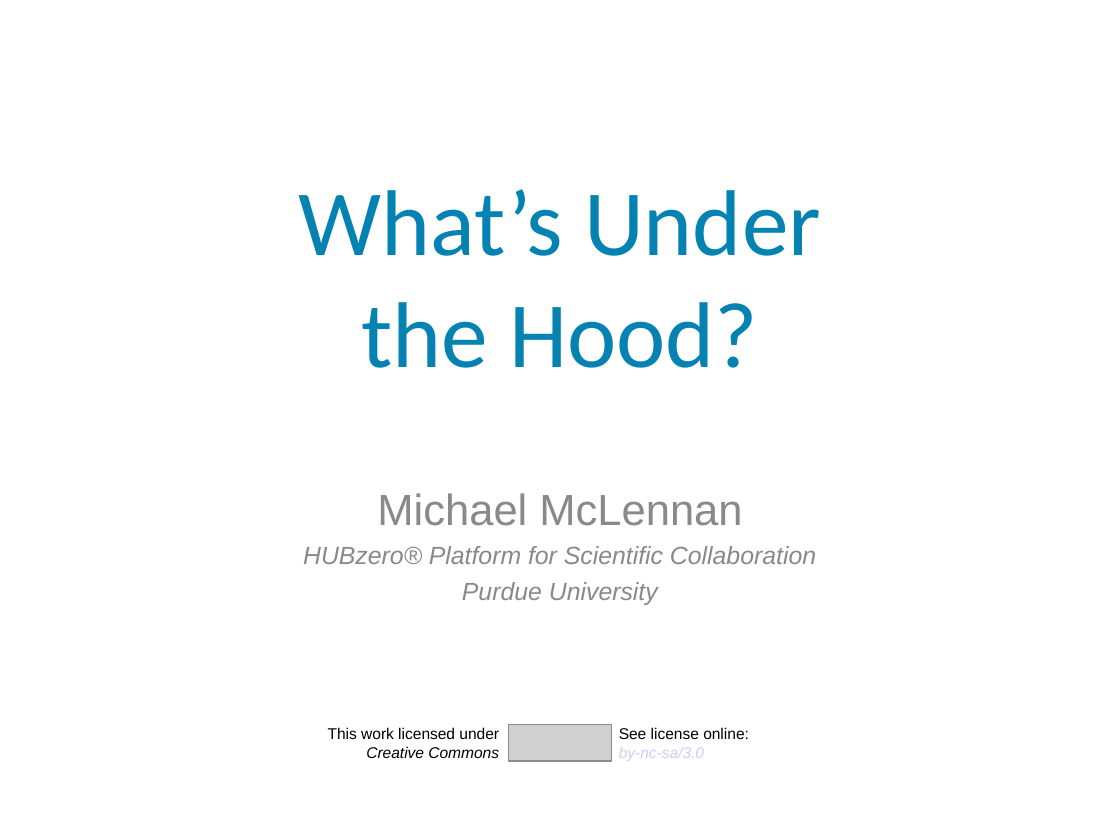
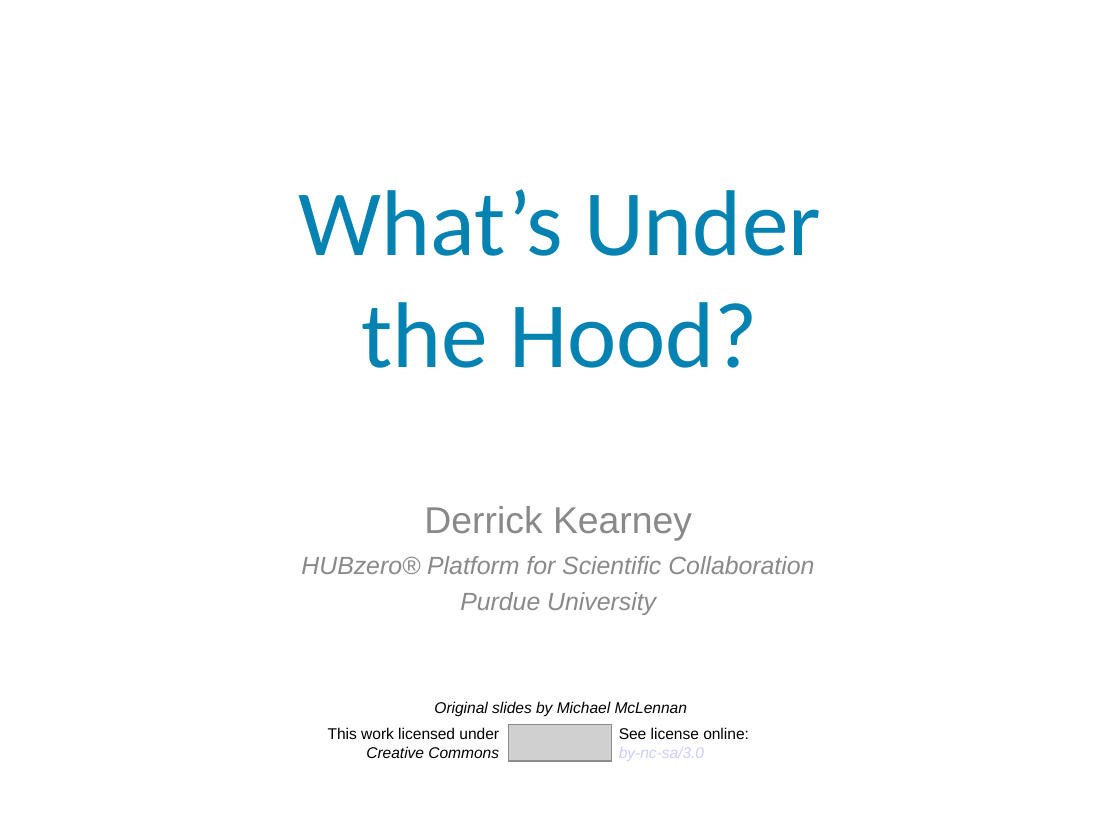
Before and after one commit to codedsk/hubbub2015, a slide deck: slide 1 of materials/3 - Under the hood.odp. Drawn at 1120x840 pixels with LibreOffice and Linux fonts; fonts in the diff are those of the drawing; grey boxes stand for pictures; background and template pictures are left out. Boxes give left, top, right and bottom in pixels: in the first picture for what was removed or moved away, otherwise in the second. Text is boxed around its words. In the diff, an @@ line names an element or a change of style, - is before the commit and + after.

```diff
--- a/materials/3 - Under the hood.odp
+++ b/materials/3 - Under the hood.odp
@@ text "Derrick Kearney": place and size @@
-text "Derrick Kearney" at [303, 493, 816, 605]
+text "Derrick Kearney" at [301, 506, 814, 615]
@@ text at [424, 506, 692, 540]: text changed; size 28 to 24 pt @@
-Michael McLennan
+Derrick Kearney
@@ text at [301, 556, 814, 574]: more space between paragraphs @@
@@ text added at [434, 701, 687, 716], 10 pt, text #000000, italic @@
+Original slides by Michael McLennan
```
Also in this commit, not shown: 2 other slides changed, 14 other files.
